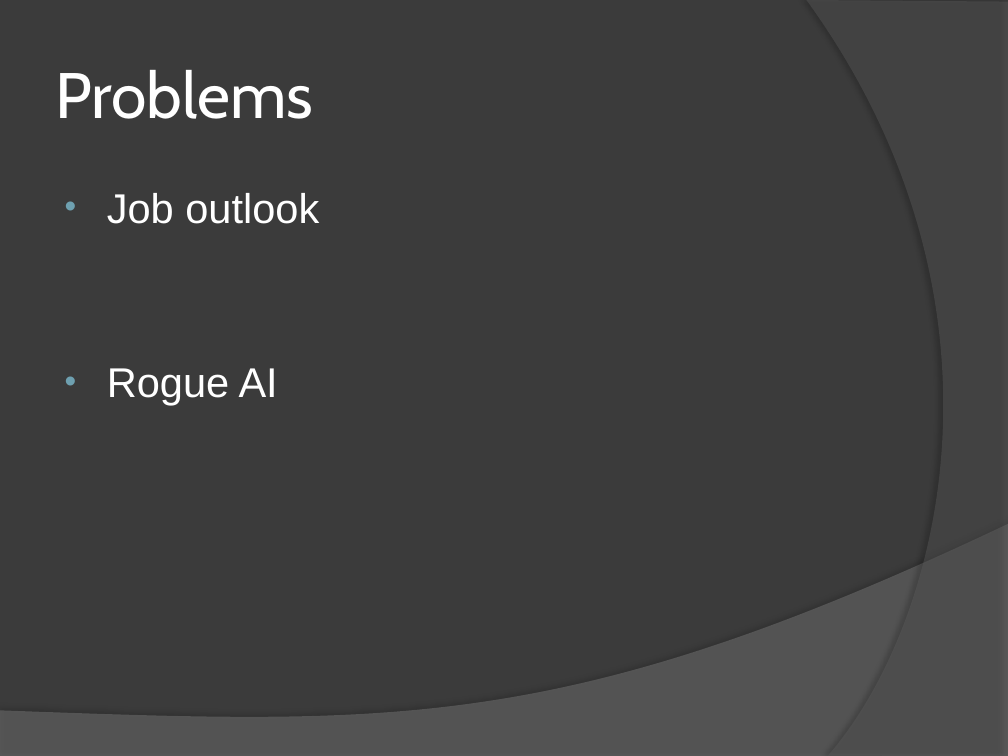
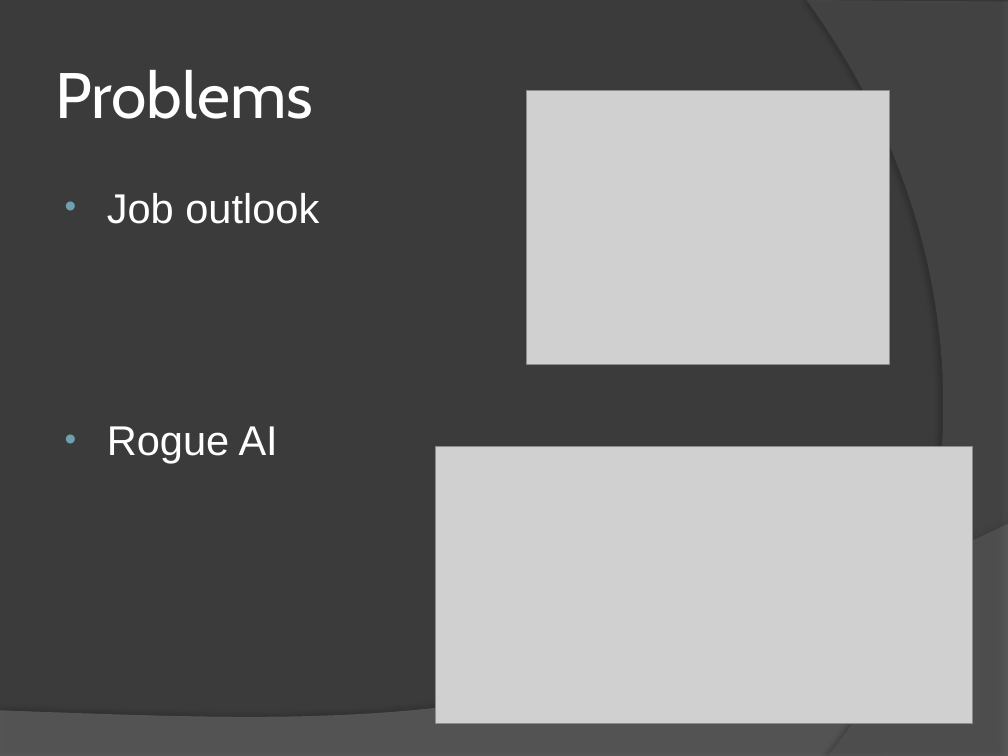
Before and after one commit to abhishekori/team-sexy-awesome-repository-of-awesomeness-----sexy, a slide deck: slide 14 of artififical intelligence.pptx. Drawn at 1008x756 pixels with LibreOffice and Linux fonts; fonts in the diff are those of the drawing; grey boxes stand for pictures. Boxes give left, top, right and bottom in pixels: in the first picture for what was removed or moved away, otherwise in the second. Text is boxed around its words. In the diff, an @@ line names an element or a change of style, - is before the commit and + after.

```diff
--- a/artififical intelligence.pptx
+++ b/artififical intelligence.pptx
@@ picture added at (x1=527, y1=91, x2=890, y2=364) @@
@@ text "Job outlook" rewrapped from (x1=107, y1=193, x2=319, y2=405) to (x1=107, y1=193, x2=319, y2=463) @@
@@ picture added at (x1=436, y1=446, x2=974, y2=724) @@
```
